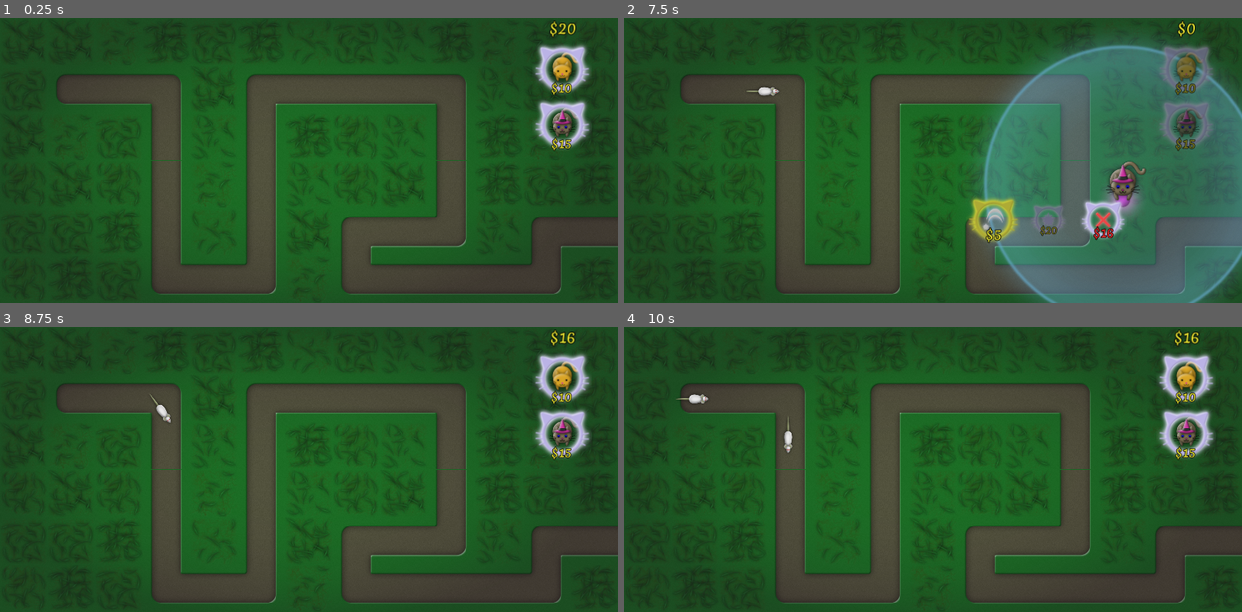
Above: before the commit, frames 1-4 (two rows, left to right).
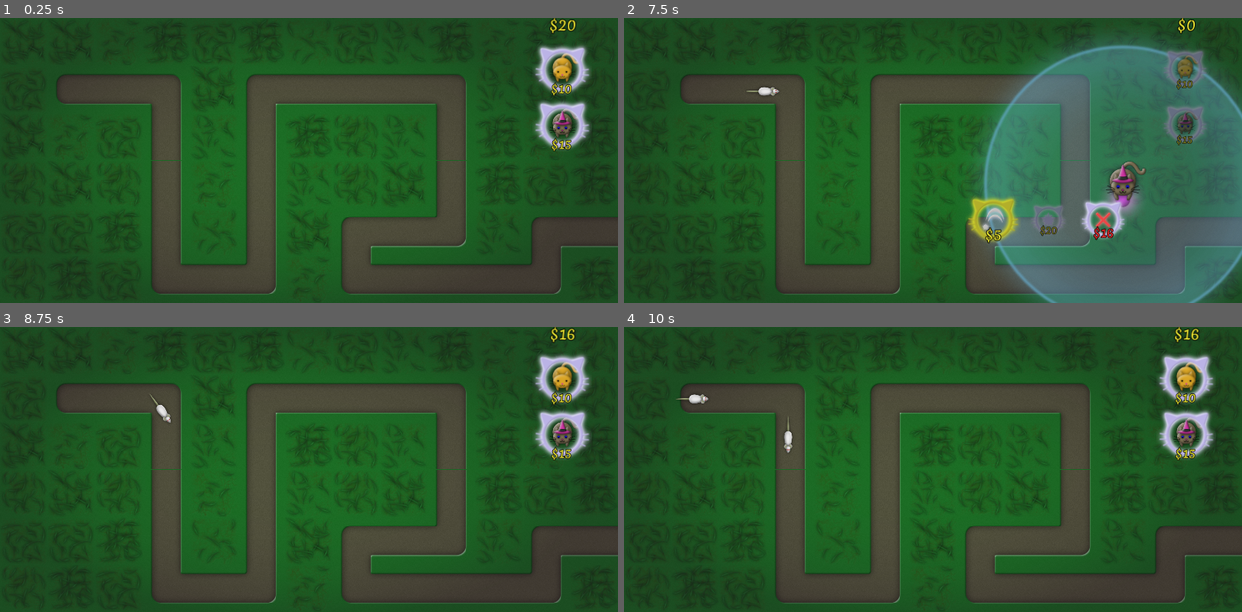
Above: after the commit, the same moments.

Repository: vibrunazo/godot-cats
Game: Godot game, scene res://scenes/Map.tscn
Two runs of this game, one before a commit and one after it. Both use one fixed random seed, a clock stepped at 60 frames per second and the inputs below.
Inputs (mouse positions are in pixels of both pictures, inside the frame that each line leads up to):
- Up to frame 1 (0.25 s): no input
- Up to frame 2 (7.5 s): click "$10" at 0.5 s; click "$15" at 1.25 s; click "$10" at 2 s; click "$15" at 2.75 s; click "$10" at 3.5 s; click "$15" at 4.25 s; tap Enter at 5, 6.5 s; move the mouse to (902, 217) at 5.02 s; click (902, 217) at 5.17 s; tap Space at 5.75 s; drag from (1118, 203) to (729, 92) at 5.77 s; move the mouse to (1124, 183) at 6.52 s; click (1124, 183) at 6.67 s; click "$5" at 7.25 s
- Up to frame 3 (8.75 s): click "$16" at 8 s
- Up to frame 4 (10 s): drag from (963, 469) to (747, 426) at 8.77 s; move the mouse to (840, 398) at 9.52 s; click (840, 398) at 9.67 s

The runs differ from the first frame. In frame 1, 0.8% of the frame differs, in the area x 86-96%, y 0-47%; in frame 2, 1.6%, in the area x 55-96%, y 0-79%; in frame 3, 0.8%; in frame 4, 0.8%.

Commit message:
fix build buttons auto rescale

Diff:
--- a/scenes/CircleButton.gd
+++ b/scenes/CircleButton.gd
@@ -19,12 +19,12 @@
 
 func set_disabled(value: bool):
 	if disabled != value:
-			disabled = value
-			if disabled:
-				$AnimationPlayer.play("disabled")
-			else:
-				$AnimationPlayer.play("enabled")
-	disabled = value
+		print('updating disabled')
+		disabled = value
+		if disabled:
+			$AnimationPlayer.play("disabled")
+		else:
+			$AnimationPlayer.play("enabled")
 
 func _on_CircleButton_button_down():
 	pass # Replace with function body.
@@ -46,7 +46,7 @@
 		$Tween.interpolate_property(self, "self_modulate", self_modulate, Color.white, time)
 		$Tween.interpolate_property(self, "rect_scale", rect_scale, Vector2(0.8, 0.8), time)
 
-		$Tween.start()
+#		$Tween.start()
 #		self_modulate = Color.white
 #		modulate = Color("cc9c9c9c")
 
--- a/scenes/Map.gd
+++ b/scenes/Map.gd
@@ -3,6 +3,7 @@
 class_name Map
 
 var el_path: Path2D
+onready var el_coins: Label = $UI/HUD/ActionBar/CoinRoot/CoinLabel
 var mouse_scene = preload("res://scenes/Mouse.tscn")
 var data = GameData.cat_data
 
@@ -83,7 +84,7 @@
 	update_coins()
 
 func update_coins():
-	$UI/HUD/ActionBar/CoinLabel.text = "$%s" % coins
+	el_coins.text = "$%s" % coins
 	for b in get_tree().get_nodes_in_group("action_button"):
 		var button: CircleButton = b
 		button.set_state_from_coins(coins)
--- a/scenes/Map.tscn
+++ b/scenes/Map.tscn
@@ -301,16 +301,22 @@
 mouse_filter = 2
 custom_constants/separation = -10
 
-[node name="CoinLabel" type="Label" parent="UI/HUD/ActionBar"]
+[node name="CoinRoot" type="Control" parent="UI/HUD/ActionBar"]
 margin_right = 300.0
-margin_bottom = 59.0
+margin_bottom = 60.0
+rect_min_size = Vector2( 50, 60 )
+
+[node name="CoinLabel" type="Label" parent="UI/HUD/ActionBar/CoinRoot"]
+margin_top = -10.0
+margin_right = 300.0
+margin_bottom = 49.0
 text = "$100"
 align = 1
 
 [node name="Separator" type="Control" parent="UI/HUD/ActionBar"]
-margin_top = 49.0
+margin_top = 50.0
 margin_right = 300.0
-margin_bottom = 69.0
+margin_bottom = 70.0
 rect_min_size = Vector2( 0, 20 )
 
 [node name="Cat1" parent="UI/HUD/ActionBar" groups=["action_button"] instance=ExtResource( 6 )]
@@ -319,9 +325,9 @@
 anchor_right = 0.0
 anchor_bottom = 0.0
 margin_left = 70.0
-margin_top = 59.0
+margin_top = 60.0
 margin_right = 230.0
-margin_bottom = 219.0
+margin_bottom = 220.0
 rect_min_size = Vector2( 160, 160 )
 size_flags_horizontal = 4
 size_flags_vertical = 0
@@ -343,9 +349,9 @@
 anchor_right = 0.0
 anchor_bottom = 0.0
 margin_left = 70.0
-margin_top = 209.0
+margin_top = 210.0
 margin_right = 230.0
-margin_bottom = 369.0
+margin_bottom = 370.0
 rect_min_size = Vector2( 160, 160 )
 size_flags_horizontal = 4
 size_flags_vertical = 0
